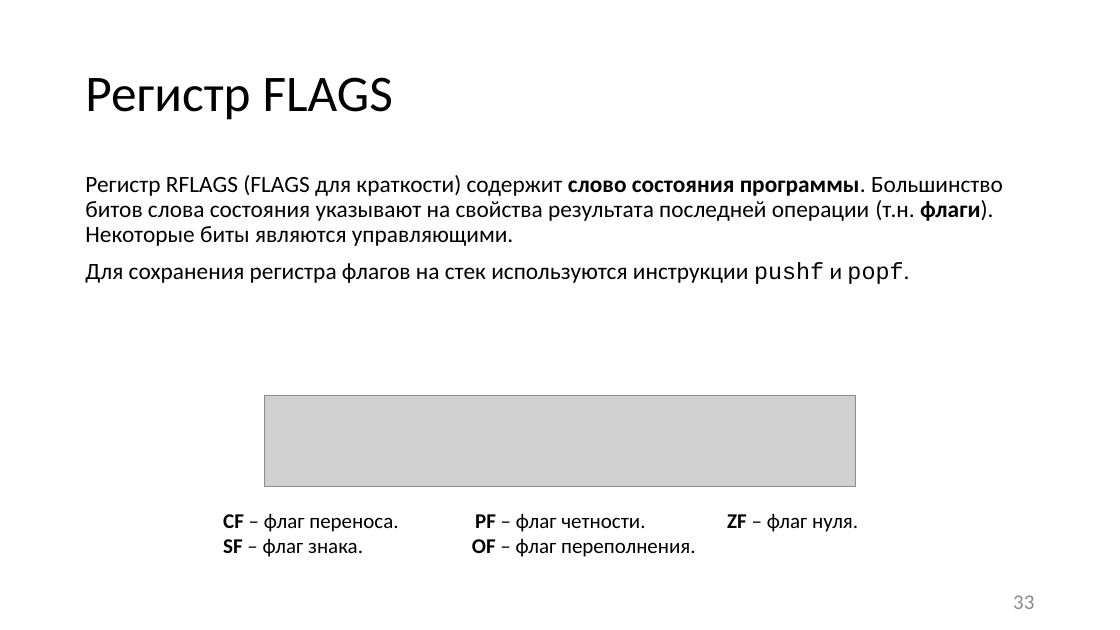
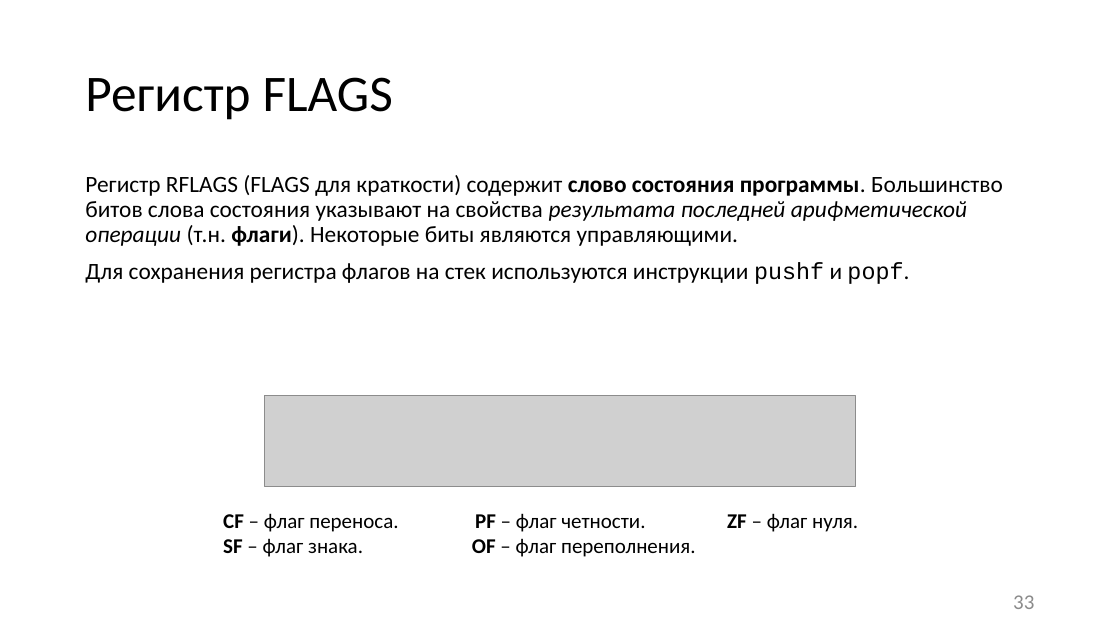
Before and after one commit to itsecd/low-level-programming, a slide deck: slide 33 of Lectures/1.Introduction/Lecture1.pptx. Drawn at 1120x630 pixels with LibreOffice and Linux fonts; fonts in the diff are those of the drawing; grey boxes stand for pictures. Boxes give left, top, right and bottom in pixels: in the first picture for what was removed or moved away, otherwise in the second. Text is boxed around its words. In the diff, an @@ line names an element or a change of style, - is before the commit and + after.

```diff
--- a/Lectures/1.Introduction/Lecture1.pptx
+++ b/Lectures/1.Introduction/Lecture1.pptx
@@ text at bbox=[85, 175, 1003, 246]: text changed @@
-Регистр RFLAGS (FLAGS для краткости) содержит слово состояния программы. Большинство битов слова состояния указывают на свойства результата последней операции (т.н. флаги). Некоторые биты являются управляющими.
+Регистр RFLAGS (FLAGS для краткости) содержит слово состояния программы. Большинство битов слова состояния указывают на свойства результата последней арифметической операции (т.н. флаги). Некоторые биты являются управляющими.
```
Also in this commit, not shown: 14 other slides changed, 1 other file.
